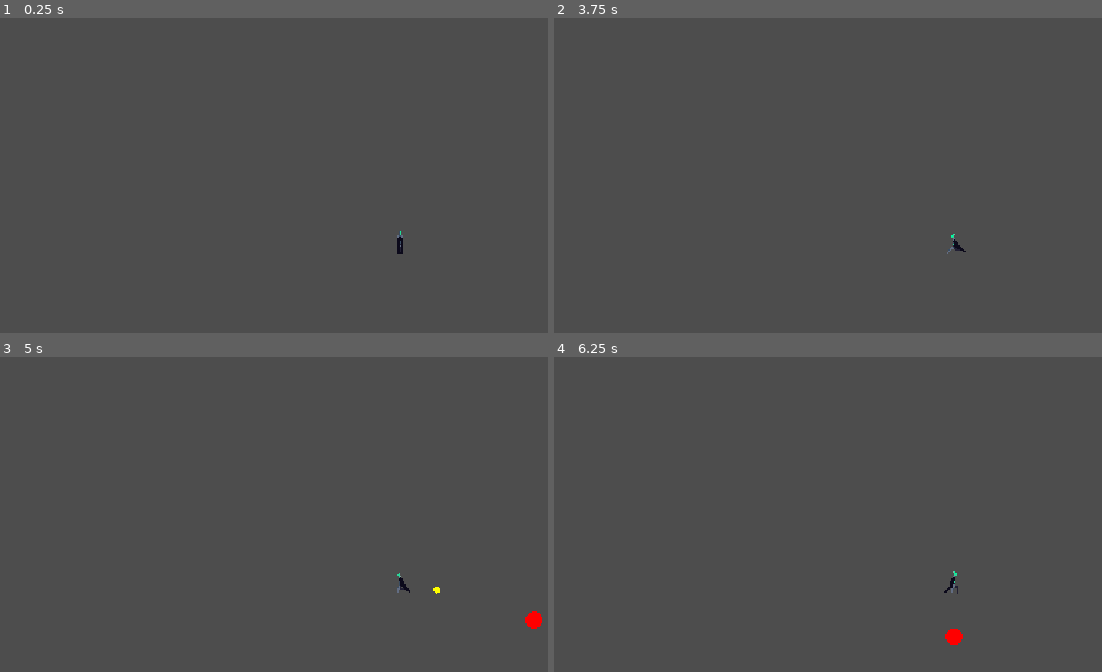
Above: before the commit, frames 1-4 (two rows, left to right).
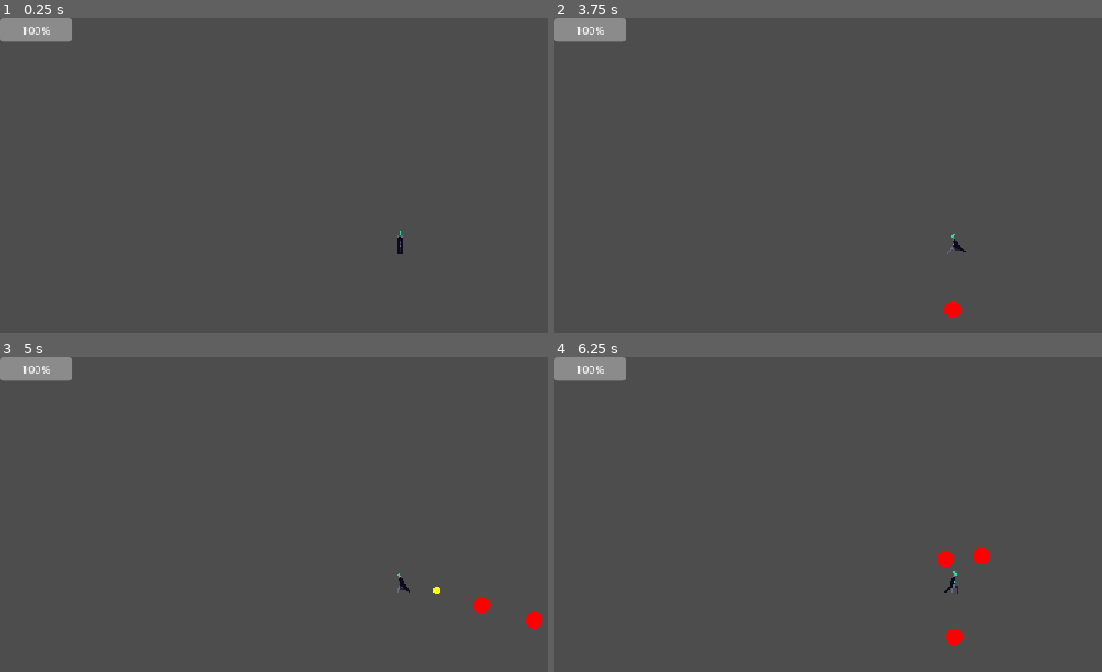
Above: after the commit, the same moments.

Repository: SaiyanD/Alien-invasion
Game: Godot game, scene res://Scenes/main.tscn
Two runs of this game, one before a commit and one after it. Both use one fixed random seed, a clock stepped at 60 frames per second and the inputs below.
Inputs (mouse positions are in pixels of both pictures, inside the frame that each line leads up to):
- Up to frame 1 (0.25 s): no input
- Up to frame 2 (3.75 s): tap Enter at 0.5, 2 s; move the mouse to (outside the picture) at 0.52 s; hold D (right) 0.53-1.28 s; tap Alt at 0.6, 2.1, 3.6 s; click (outside the picture) at 0.67 s; tap Space at 1.25 s; move the mouse to (795, 266) at 1.27 s; hold S (down) 1.28-2.03 s; tap Shift at 1.35, 2.85 s; move the mouse to (1036, 144) at 2.02 s; hold D (right) 2.03-2.78 s; move the mouse to (915, 332) at 2.77 s; hold W (up) 2.78-3.53 s; click (915, 332) at 2.92 s; move the mouse to (outside the picture) at 3.52 s; hold A (left) from 3.53 s (still down)
- Up to frame 3 (5 s): keep holding A (left); move the mouse to (158, 514) at 4.27 s; tap Shift at 4.35 s
- Up to frame 4 (6.25 s): move the mouse to (992, 580) at 5.02 s; release A (left) at 5.03 s; hold S (down) 5.03-5.78 s; tap Alt at 5.1 s; click (992, 580) at 5.17 s; move the mouse to (833, 470) at 5.77 s; hold D (right) from 5.78 s (still down); tap Shift at 5.85 s

The runs differ from the first frame. In frame 1, 1.0% of the frame differs, in the area x 0-14%, y 0-8%; in frame 2, 1.1%; in frame 3, 1.1%; in frame 4, 1.2%, in the area x 0-80%, y 0-67%.

Commit message:
Create XP gem scene and visual

Diff:
--- a/Scenes/player.tscn
+++ b/Scenes/player.tscn
@@ -438,4 +438,10 @@
 
 [node name="Camera2D" type="Camera2D" parent="." unique_id=492886304]
 
+[node name="UI" type="CanvasLayer" parent="." unique_id=1368917180]
+
+[node name="HealthBar" type="ProgressBar" parent="UI" unique_id=399736291]
+offset_right = 104.0
+offset_bottom = 34.0
+
 [connection signal="timeout" from="ShootTimer" to="." method="_on_shoot_timer_timeout"]
--- /dev/null
+++ b/Scenes/xp_gem.tscn
@@ -0,0 +1,12 @@
+[gd_scene format=3 uid="uid://d2ru6puvbs3gs"]
+
+[ext_resource type="Script" uid="uid://ctxy2b6xrajj4" path="res://Scripts/xp_gem.gd" id="1_1kps5"]
+
+[sub_resource type="CircleShape2D" id="CircleShape2D_l2ajj"]
+radius = 8.0
+
+[node name="XPGem" type="Area2D" unique_id=1940204562]
+script = ExtResource("1_1kps5")
+
+[node name="CollisionShape2D" type="CollisionShape2D" parent="." unique_id=2065697963]
+shape = SubResource("CircleShape2D_l2ajj")
--- a/Scripts/enemy.gd
+++ b/Scripts/enemy.gd
@@ -1,29 +1,67 @@
 extends CharacterBody2D
 
+@onready var health_bar: ProgressBar = $UI/HealthBar
 
-@export var health: float = 30.0
+
+@export var health: float = 100.0
 @export var speed: float = 80.0
 @export var damage:float = 10.0
 @export var xp_reward: int =5
+
+var knockback_velocity: Vector2 = Vector2.ZERO
+var knockback_timer: float = 0.0
+var contact_cooldown: float = 0.0
+
+const KNOCKBACK_FORCE = 350
+const KNOCKBACK_DURATION = 0.2
 
 var player: CharacterBody2D
 
 func _ready() -> void:
 	player = get_tree().get_first_node_in_group("player")
 
-func _physics_process(_delta: float) -> void:
+func _physics_process(delta: float) -> void:
 	if player == null:
 		return
-	var direction = global_position.direction_to(
-		player.global_position
-	)
 
-	velocity = direction * speed
+	# Reduce contact cooldown
+	if contact_cooldown >0:
+		contact_cooldown -= delta
+
+	# Decide how the enemy moves
+	if knockback_timer > 0:
+		knockback_timer-= delta
+
+		velocity = knockback_velocity
+
+		knockback_velocity = knockback_velocity.move_toward(Vector2.ZERO, 1200 * delta)
+
+	else:
+		var direction = global_position.direction_to(player.global_position)
+		velocity = direction * speed
+	# Actually move the enemy
 	move_and_slide()
 
+	# Check whether movement caused a collision
+	for i in get_slide_collision_count():
+		var collision = get_slide_collision(i)
+		var collider = collision.get_collider()
+
+		if collider == player and contact_cooldown <= 0:
+			player.call("take_damage",damage)
+
+			var knockback_direction = (
+				global_position - player.global_position
+			).normalized()
+
+			knockback_velocity = knockback_direction * KNOCKBACK_FORCE
+			knockback_timer = KNOCKBACK_DURATION
+			contact_cooldown = 0.8
+
+			break
+
+
 func take_damage(amount: float) -> void:
-		health -= amount
-
 		if health <= 0:
 			die()
 
--- a/Scripts/enemy_spawner.gd
+++ b/Scripts/enemy_spawner.gd
@@ -8,7 +8,7 @@
 
 
 
-func _process(delta: float) -> void:
+func _process(_delta: float) -> void:
 	pass
 
 
--- a/Scripts/player.gd
+++ b/Scripts/player.gd
@@ -3,8 +3,10 @@
 const BULLET_SCENE= preload("res://Scenes/bullet.tscn")
 
 const SPEED = 150.0
+@onready var health_bar: ProgressBar = $UI/HealthBar
 
 @export var max_health: float = 100.0
+
 
 var health: float
 
@@ -13,6 +15,9 @@
 @onready var sprite: AnimatedSprite2D = $AnimatedSprite2D
 
 func _ready() -> void:
+	health_bar.min_value = 0.0
+	health_bar.max_value= max_health
+	health_bar.value = health_bar.max_value
 	health = max_health
 
 
@@ -97,7 +102,10 @@
 	if damage_cooldown > 0:
 		return
 
-	health -= amount
+	health = clampf(health - amount,0.0,max_health)
+
+	health_bar.value = health
+
 
 	damage_cooldown = 0.8
 
--- /dev/null
+++ b/Scripts/xp_gem.gd
@@ -0,0 +1,15 @@
+extends Area2D
+
+@export var xp_value: int = 5
+
+func _ready() -> void:
+	pass
+
+
+# Called every frame. 'delta' is the elapsed time since the previous frame.
+func _process(delta: float) -> void:
+	pass
+
+
+func _draw() -> void:
+	draw_circle(Vector2.ZERO, 8.0, Color.GREEN)
Not shown, added: Scripts/xp_gem.gd.uid
